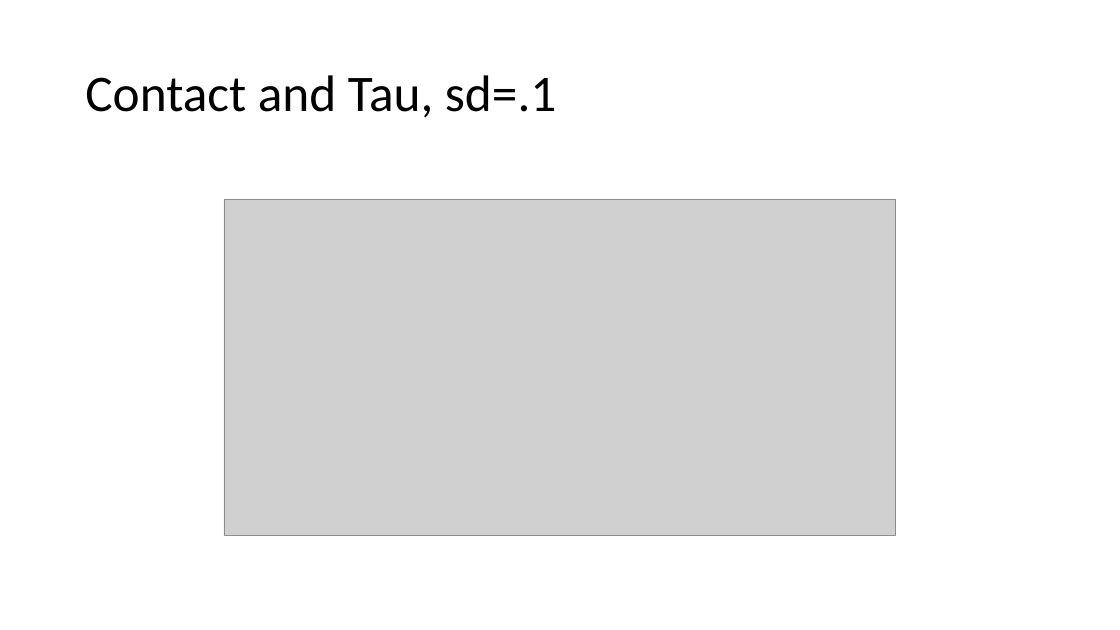
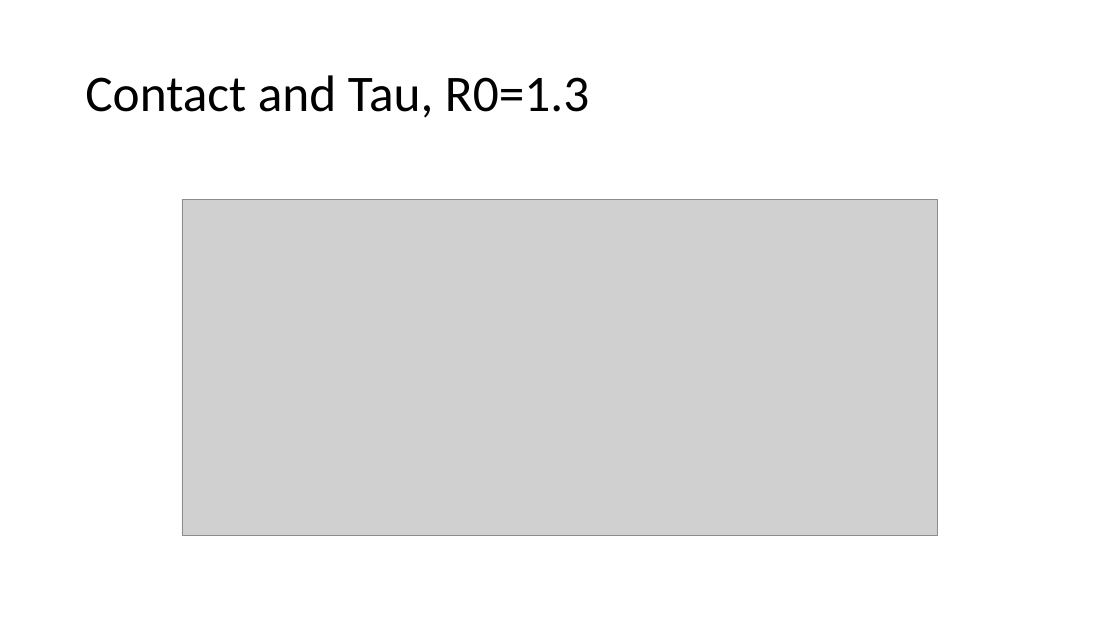
Before and after one commit to asbeagle/newGEM_SIR, a slide deck: slide 13 of someplotz.pptx (slide 10 before the commit). Drawn at 1120x630 pixels with LibreOffice and Linux fonts; fonts in the diff are those of the drawing; grey boxes stand for pictures. Boxes give left, top, right and bottom in pixels: in the first picture for what was removed or moved away, otherwise in the second. Text is boxed around its words. In the diff, an @@ line names an element or a change of style, - is before the commit and + after.

```diff
--- a/someplotz.pptx
+++ b/someplotz.pptx
@@ title at (85,75,589,118): text changed @@
-Contact and Tau, sd=.1
+Contact and Tau, R0=1.3
@@ picture: place and size @@
-picture at (224,200,897,536)
+picture at (182,200,939,536)
```
Also in this commit, not shown: 9 other slides changed, 5 slides added, 1 slide removed, 3 other files.
